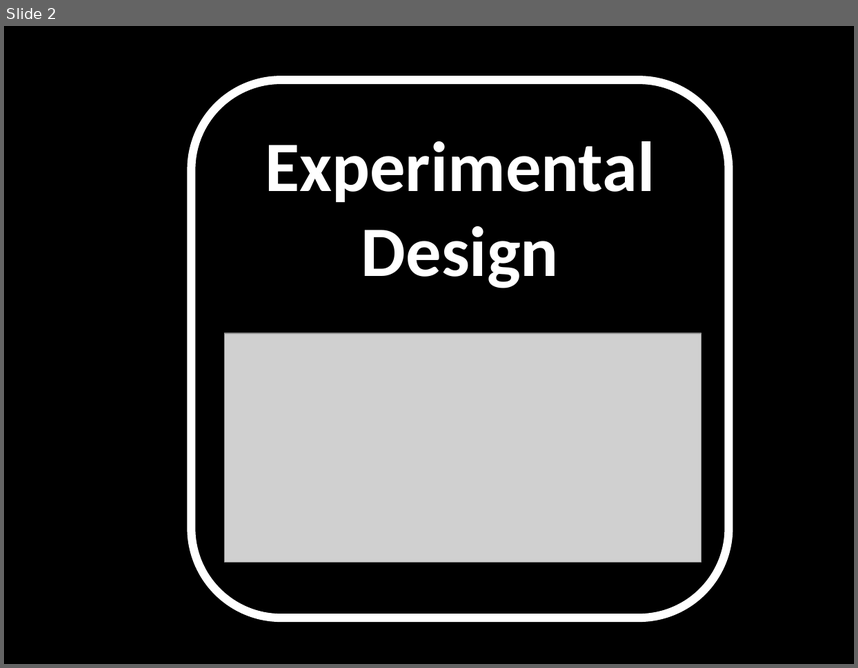
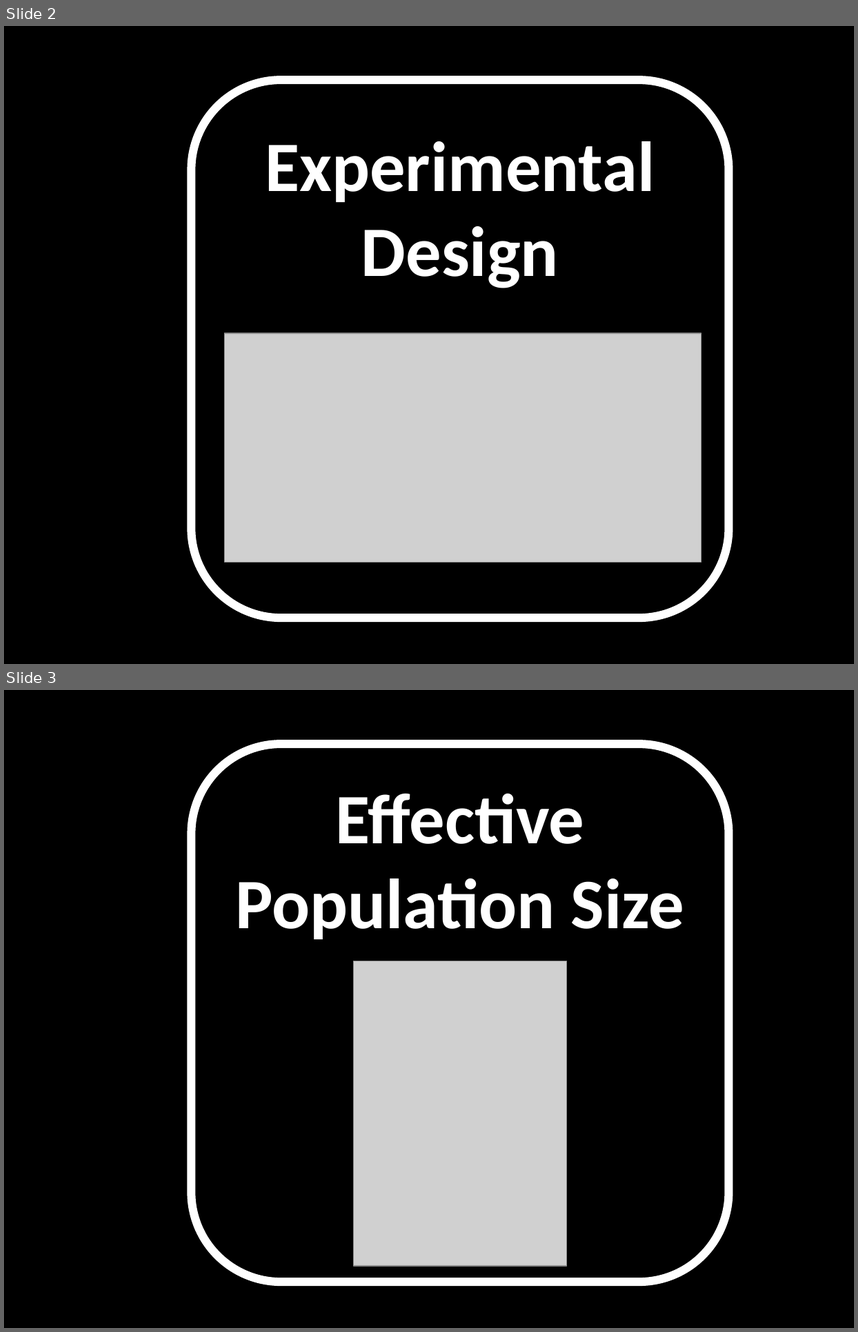
Before and after one commit to coleoguy/coleoguy.github.io, a slide deck: buttons.pptx. Shown one above the other, each under a label of ours: slide 2 before the commit, slides 2 and 3 after it. The pictures are 858x668 and 858x1332 pixels, drawn with LibreOffice and Linux fonts; fonts in the diff are those of the drawing; grey boxes stand for pictures. Boxes give left, top, right and bottom in pixels: in the first picture for what was removed or moved away, otherwise in the second. Text is boxed around its words. In the diff, an @@ line names an element or a change of style, - is before the commit and + after.

```diff
--- a/buttons.pptx
+++ b/buttons.pptx
@@ slide 3 added at (4, 690, 854, 1328), background #000000 @@
@@ rounded rectangle added at (191, 744, 728, 1281), fill #000000, outline #FFFFFF 7 pt @@
@@ text added at (235, 793, 684, 939), 60 pt, text #FFFFFF, bold @@
+Effective Population Size
@@ picture added at (353, 960, 567, 1265) @@
```
Also in this commit, not shown: 3 other files.
